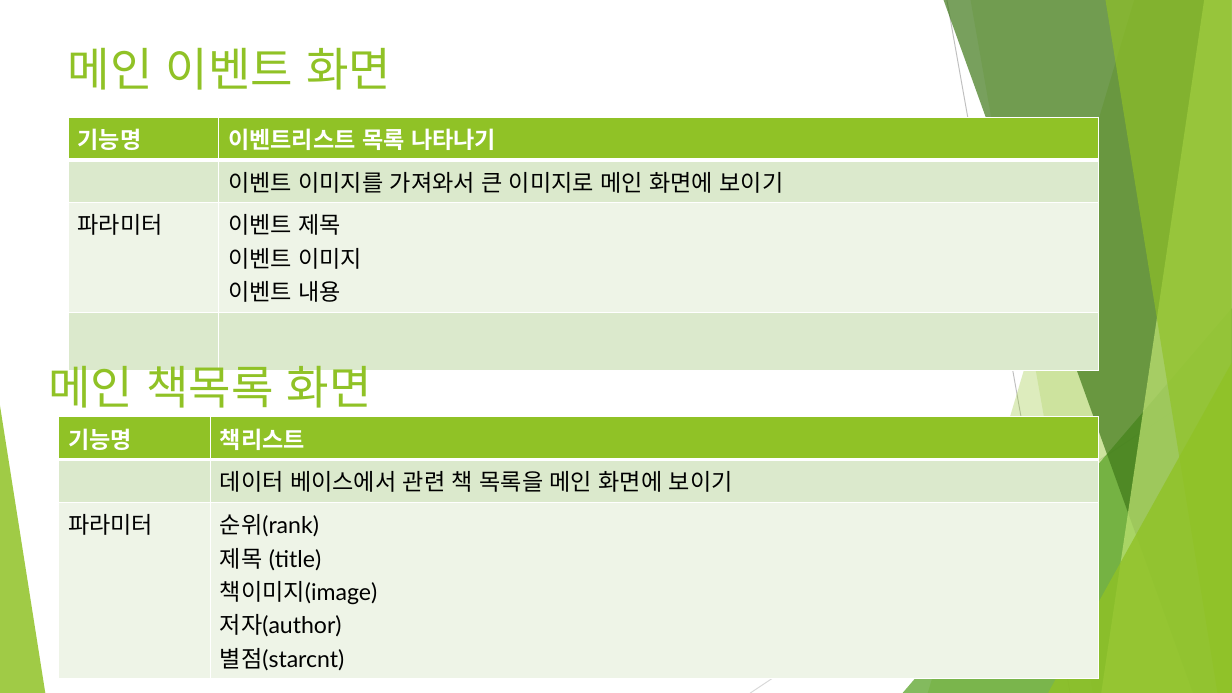
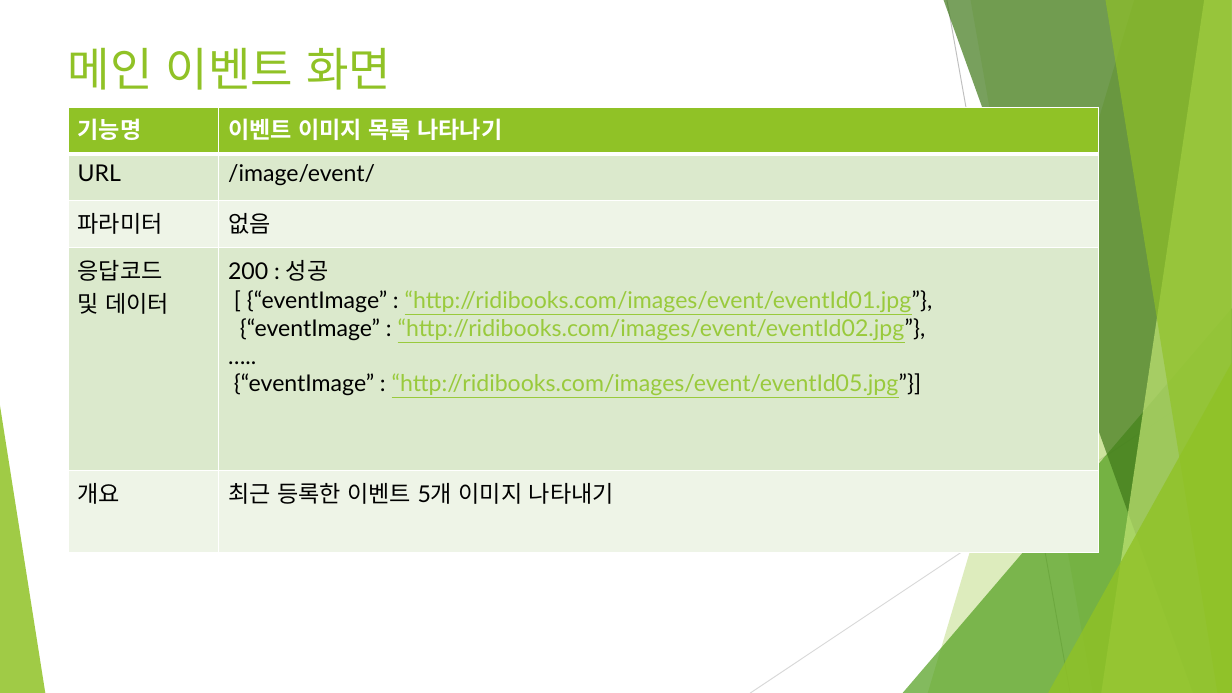
Before and after one commit to ridibooks-web/ridibooks, a slide deck: slide 2 of 리디북스 인터페이스.pptx. Drawn at 1232x693 pixels with LibreOffice and Linux fonts; fonts in the diff are those of the drawing. Boxes give left, top, right and bottom in pixels: in the first picture for what was removed or moved away, otherwise in the second. Text is boxed around its words. In the diff, an @@ line names an element or a change of style, - is before the commit and + after.

Commit message:
인터페이스 수정본과 테이블 정의서 수정본

```diff
--- a/리디북스 인터페이스.pptx
+++ b/리디북스 인터페이스.pptx
@@ table at (x1=68, y1=107, x2=1099, y2=554) @@
-row 1: 기능명 | 이벤트리스트 목록 나타나기
-row 2:  | 이벤트 이미지를 가져와서 큰 이미지로 메인 화면에 보이기
-row 3: 파라미터 | 이벤트 제목 / 이벤트 이미지 / 이벤트 내용
-row 4:  | 
+row 1: 기능명 | 이벤트 이미지 목록 나타나기
+row 2: URL | /image/event/
+row 3: 파라미터 | 없음
+row 4: 응답코드 / 및 데이터 | 200 : 성공 / [ {“eventImage” : “http://ridibooks.com/images/event/eventId01.jpg”}, / {“eventImage” : “http://ridibooks.com/images/event/eventId02.jpg”}, / ….. / {“eventImage” : “http://ridibooks.com/images/event/eventId05.jpg”}]
+row 5: 개요 | 최근 등록한 이벤트 5개 이미지 나타내기
@@ table resized from (x1=68, y1=117, x2=1099, y2=342) to (x1=68, y1=107, x2=1099, y2=554) @@
@@ text removed at (x1=48, y1=357, x2=372, y2=408) @@
-메인 책목록 화면
@@ table removed at (x1=59, y1=417, x2=1099, y2=675), 3 rows, 2 columns @@
-기능명 | 책리스트
- | 데이터 베이스에서 관련 책 목록을 메인 화면에 보이기
-파라미터 | 순위(rank) / 제목 (title) / 책이미지(image) / 저자(author) / 별점(starcnt)
```
Also in this commit, not shown: 13 other slides changed, 4 slides added, 7 slides removed, 1 other file.
